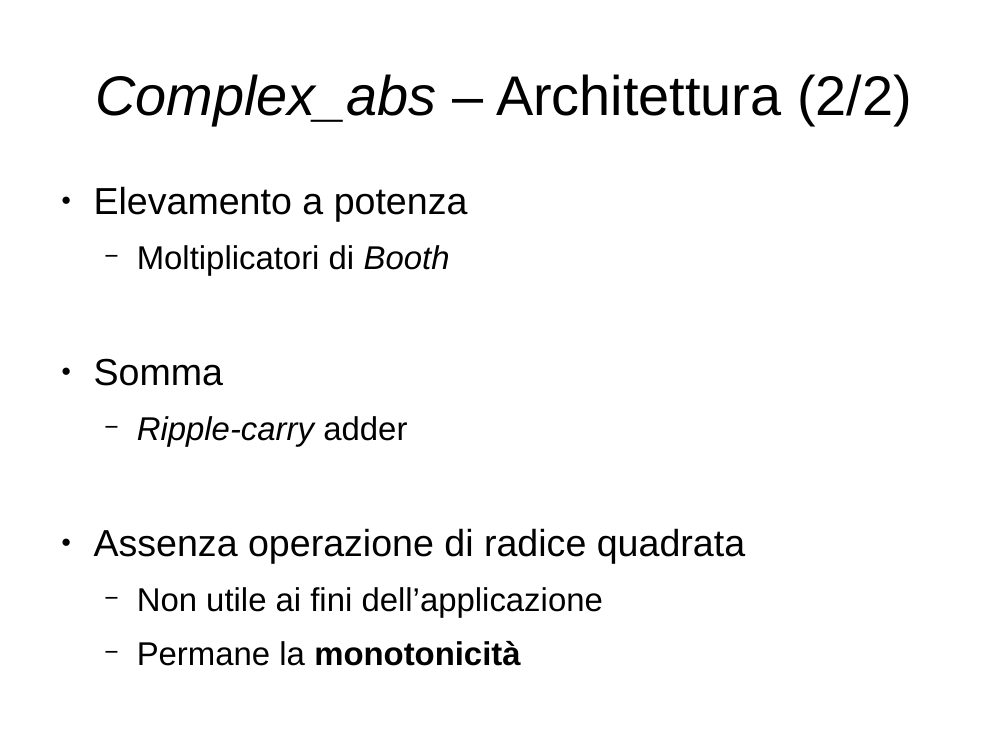
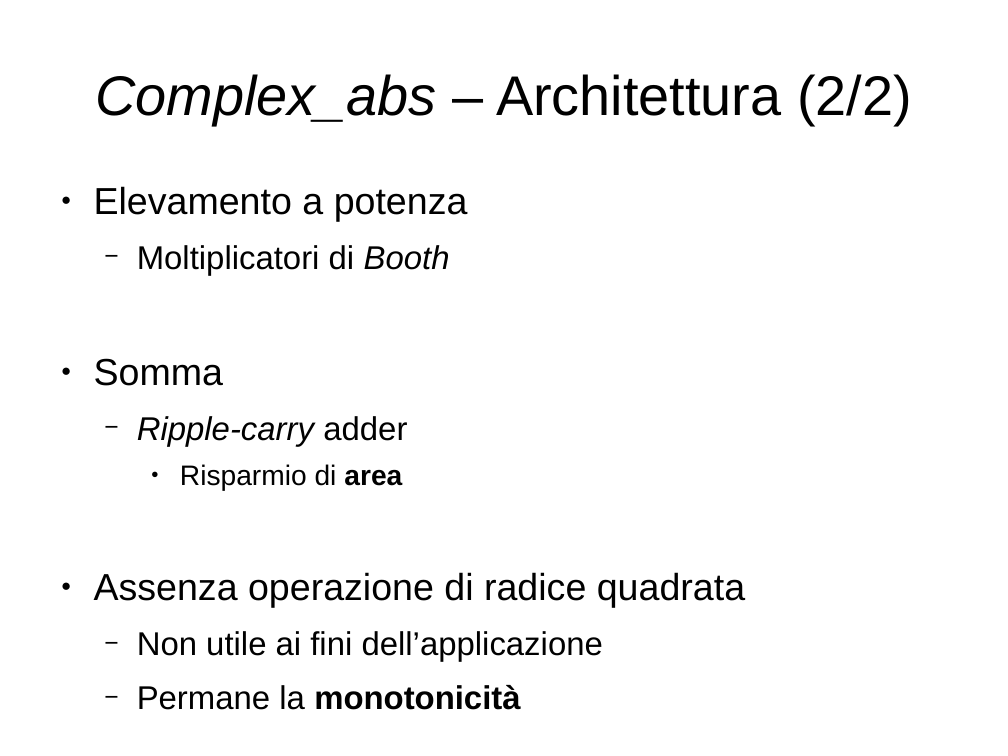
Before and after one commit to artic92/sistemi-embedded-task2, a slide deck: slide 20 of doc/presentazione.odp. Drawn at 1008x756 pixels with LibreOffice and Linux fonts; fonts in the diff are those of the drawing. Boxes give left, top, right and bottom in pixels: in the first picture for what was removed or moved away, otherwise in the second. Text is boxed around its words. In the diff, an @@ line names an element or a change of style, - is before the commit and + after.

```diff
--- a/doc/presentazione.odp
+++ b/doc/presentazione.odp
@@ text at [180, 464, 402, 490]: paragraph added @@
+    ● Risparmio di area
```
Also in this commit, not shown: 4 other slides changed, 7 slides added, 2 slides removed.
